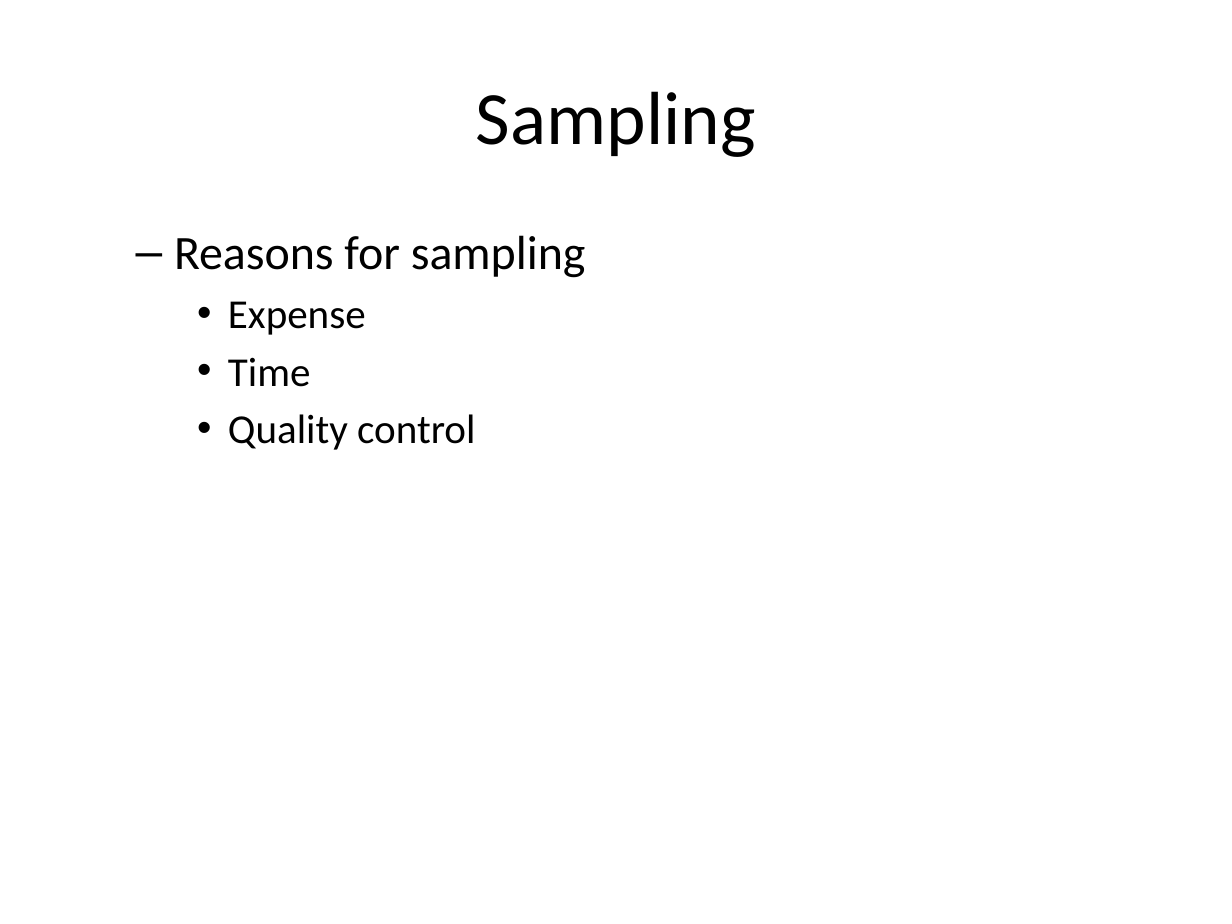
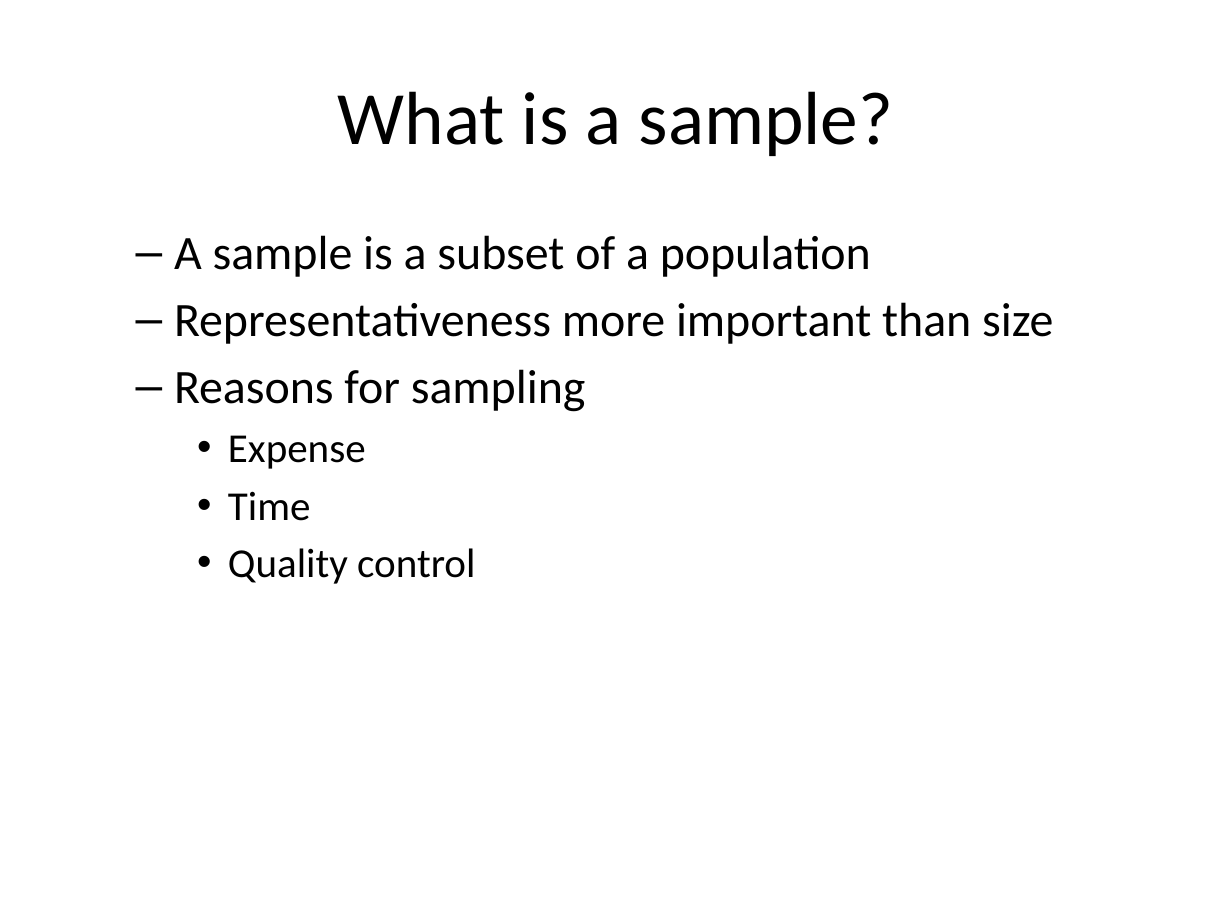
Before and after one commit to classes-medb/5510, a slide deck: slide 7 of src/video-08-sampling.pptx (slide 8 before the commit). Drawn at 1232x924 pixels with LibreOffice and Linux fonts; fonts in the diff are those of the drawing. Boxes give left, top, right and bottom in pixels: in the first picture for what was removed or moved away, otherwise in the second. Text is boxed around its words. In the diff, an @@ line names an element or a change of style, - is before the commit and + after.

```diff
--- a/src/video-08-sampling.pptx
+++ b/src/video-08-sampling.pptx
@@ title at (338,91,894,156): text changed @@
-Sampling
+What is a sample?
@@ text at (174,235,1053,344): paragraphs added @@
+  – A sample is a subset of a population
+  – Representativeness more important than size
```
Also in this commit, not shown: 5 other slides changed, 2 slides added, 3 slides removed, 3 other files.
